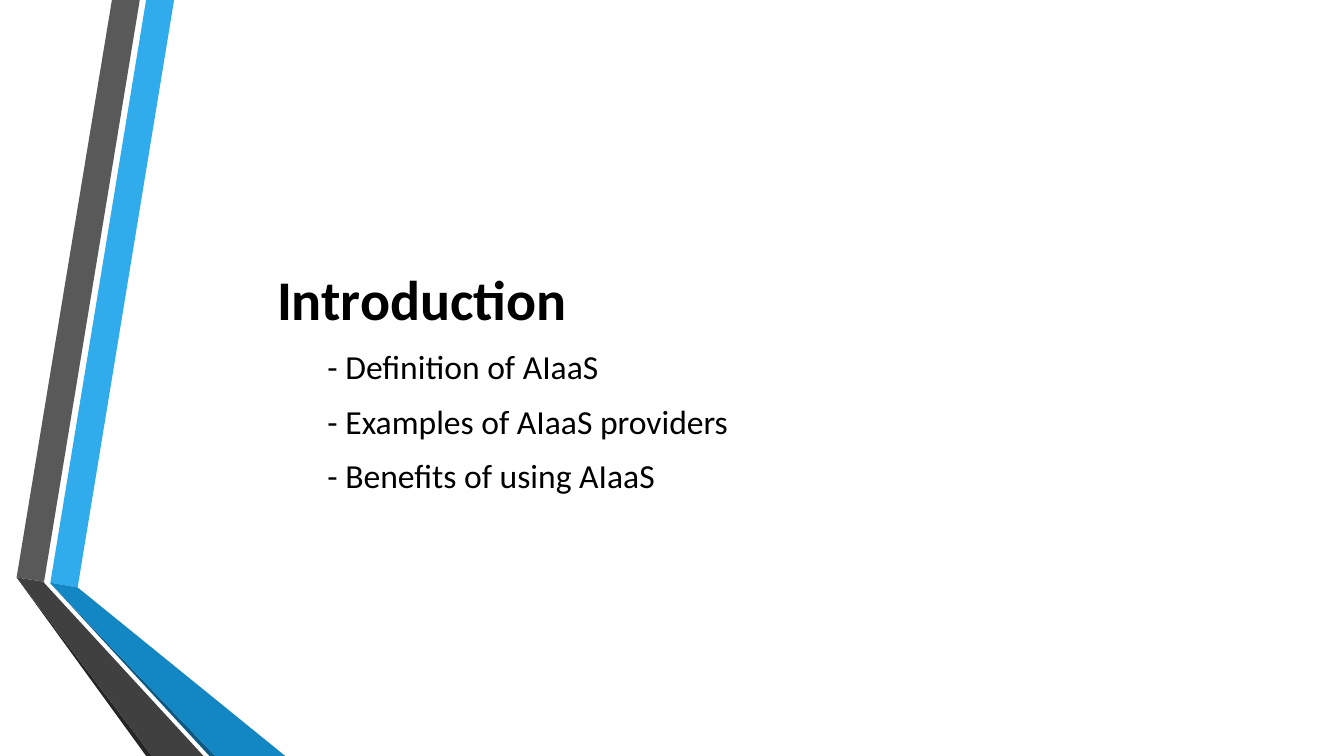
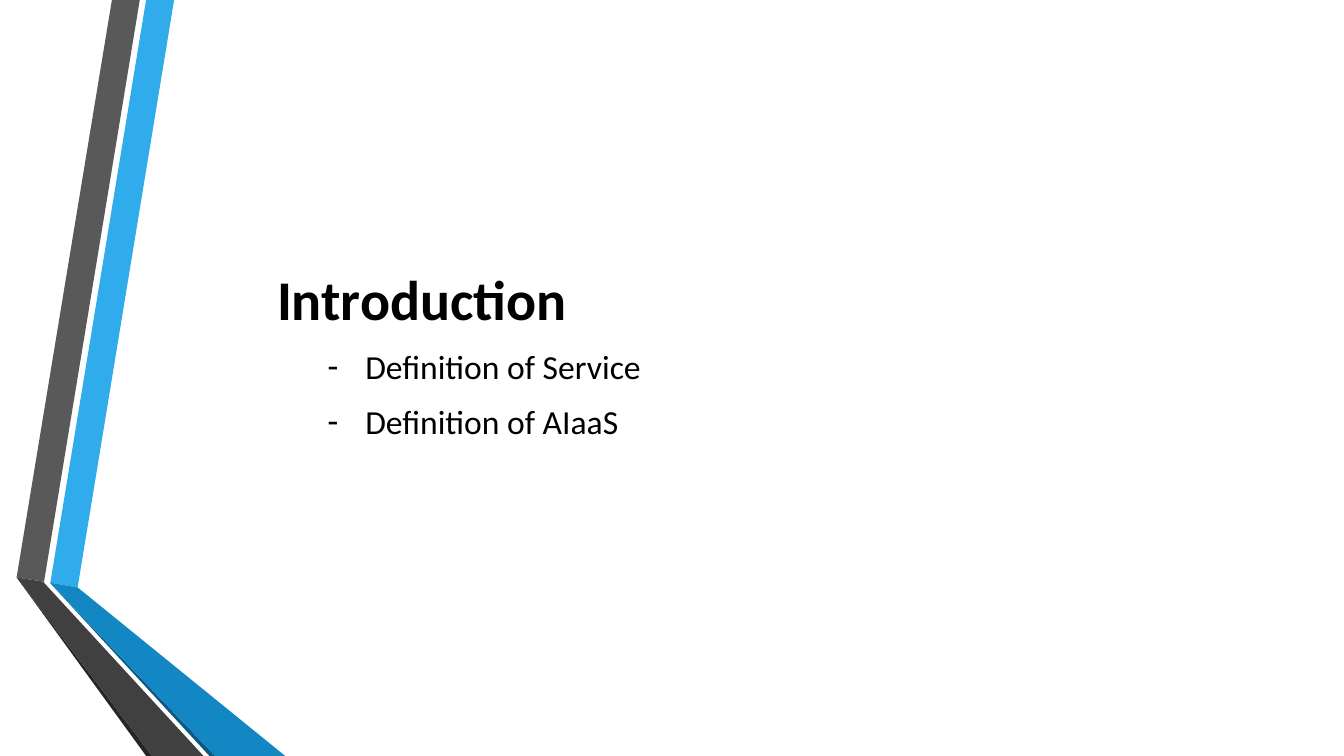
Before and after one commit to SC-One/Simple_AIaaS, a slide deck: slide 3 of Presentation/AIaaS_V3.pptx. Drawn at 1344x756 pixels with LibreOffice and Linux fonts; fonts in the diff are those of the drawing; background and template pictures are left out. Boxes give left, top, right and bottom in pixels: in the first picture for what was removed or moved away, otherwise in the second. Text is boxed around its words. In the diff, an @@ line names an element or a change of style, - is before the commit and + after.

```diff
--- a/Presentation/AIaaS_V3.pptx
+++ b/Presentation/AIaaS_V3.pptx
@@ text at [365, 355, 641, 435]: text changed @@
-  - Definition of AIaaS
-  - Examples of AIaaS providers
-  - Benefits of using AIaaS
+  – Definition of Service
+  – Definition of AIaaS
```
Also in this commit, not shown: 5 other slides changed, 1 slide added, 1 slide removed.
